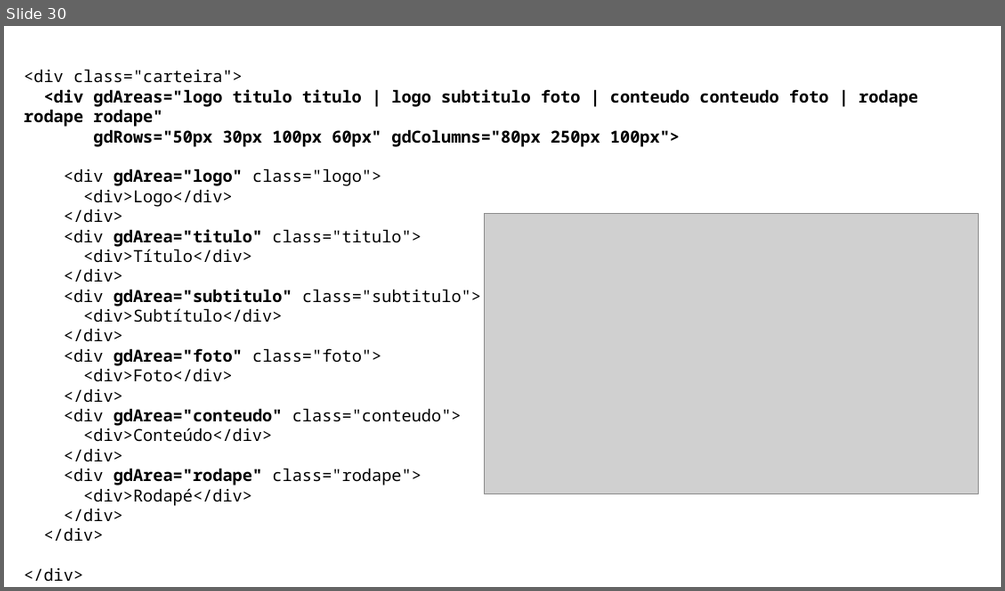
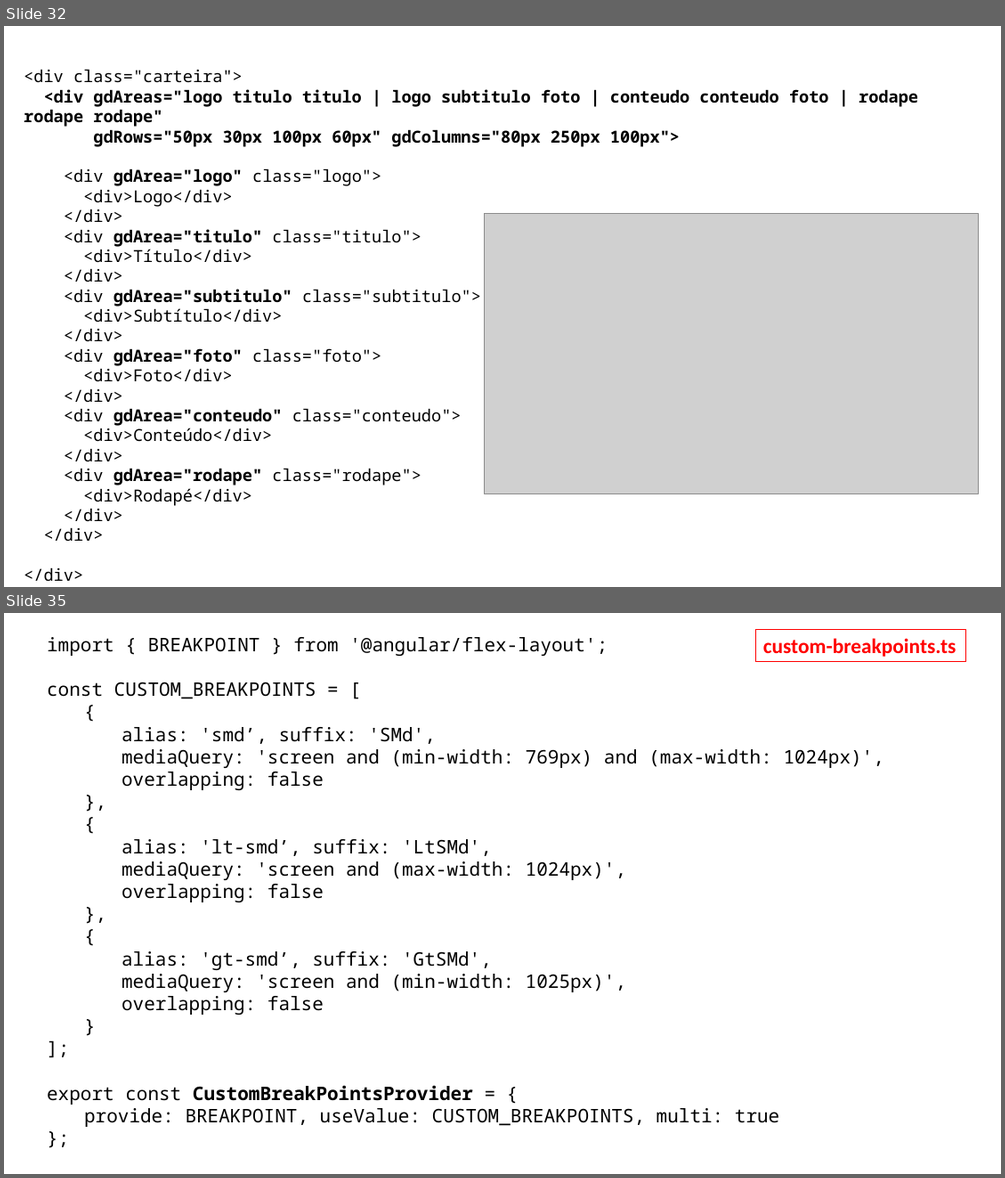
Before and after one commit to eduardoflorence/angular-flex-layout, a slide deck: eduardo-florence-meetup-angular-rio-flex-layout.pptx. Shown one above the other, each under a label of ours: slide 30 before the commit, slides 32 and 35 after it; the slides between them are not shown. The pictures are 1005x591 and 1005x1178 pixels, drawn with LibreOffice and Linux fonts; fonts in the diff are those of the drawing; grey boxes stand for pictures. Boxes give left, top, right and bottom in pixels: in the first picture for what was removed or moved away, otherwise in the second. Text is boxed around its words. In the diff, an @@ line names an element or a change of style, - is before the commit and + after.

```diff
--- a/eduardo-florence-meetup-angular-rio-flex-layout.pptx
+++ b/eduardo-florence-meetup-angular-rio-flex-layout.pptx
@@ slide 35 added at <box>4,613,1001,1174</box>, background #FFFFFF @@
@@ text added at <box>47,637,884,1127</box>, 18 pt, text #000000 @@
+import { BREAKPOINT } from '@angular/flex-layout';
+const CUSTOM_BREAKPOINTS = [
+  {
+    alias: 'smd’, suffix: 'SMd',
+    mediaQuery: 'screen and (min-width: 769px) and (max-width: 1024px)',
+    overlapping: false
+  },
+  {
+    alias: 'lt-smd’, suffix: 'LtSMd',
+    mediaQuery: 'screen and (max-width: 1024px)',
+    overlapping: false
+  },
+  {
+    alias: 'gt-smd’, suffix: 'GtSMd',
+    mediaQuery: 'screen and (min-width: 1025px)',
+    overlapping: false
+  }
+];
+export const CustomBreakPointsProvider = {
+  provide: BREAKPOINT, useValue: CUSTOM_BREAKPOINTS, multi: true
+};
@@ rectangle added at <box>755,629,965,662</box>, outline #FF0000 0.75 pt, 20 pt, text #FF0000, bold @@
+custom-breakpoints.ts
@@ what was slide 30 is now slide 32 @@
```
Also in this commit, not shown: 13 slides changed, 11 other slides added, 2 slides removed, 2 other files.
